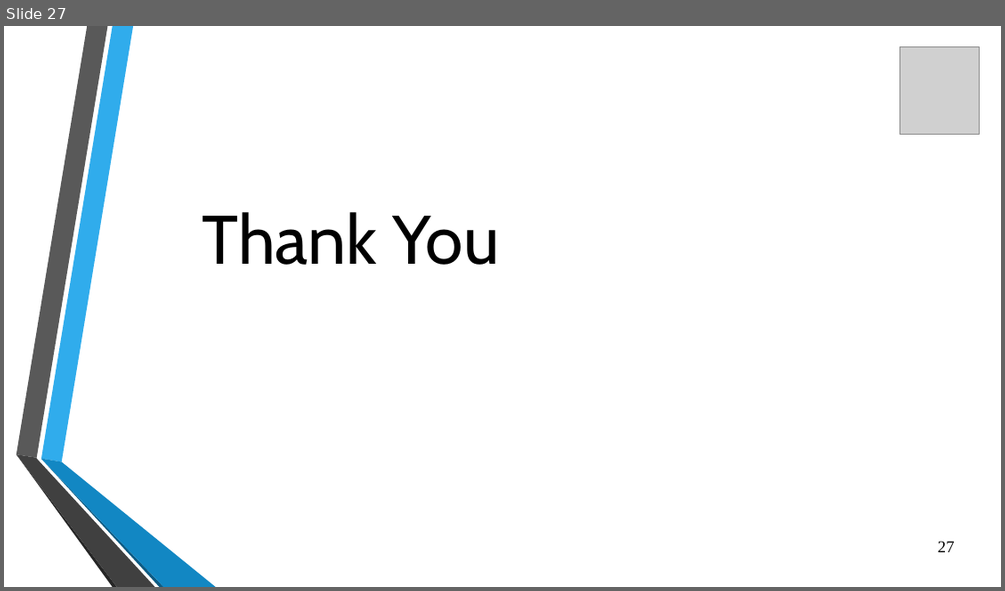
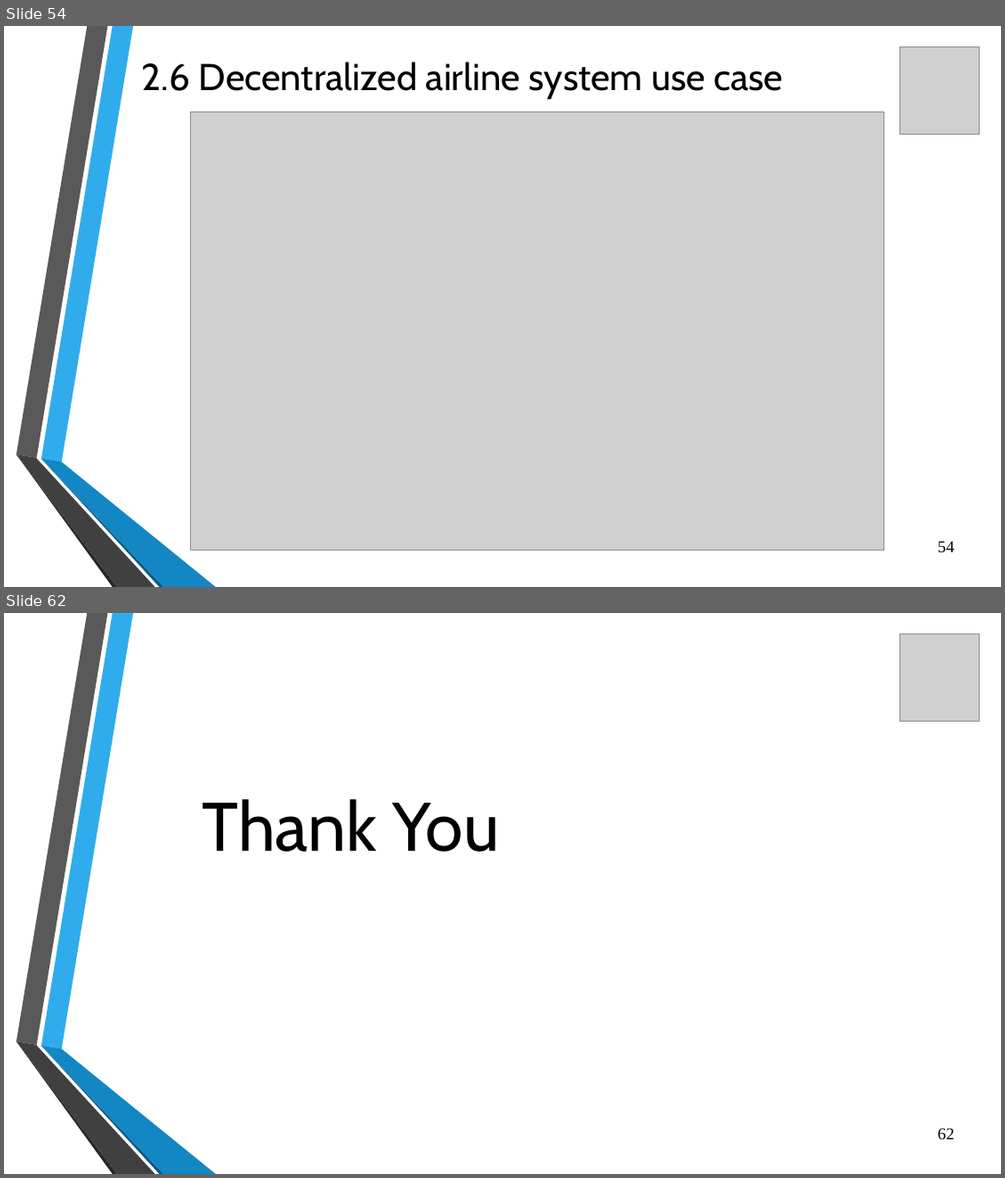
Before and after one commit to flick-23/SEM-7, a slide deck: BCM/Unit 2.pptx. Shown one above the other, each under a label of ours: slide 27 before the commit, slides 54 and 62 after it; the slides between them are not shown. The pictures are 1005x591 and 1005x1178 pixels, drawn with LibreOffice and Linux fonts; fonts in the diff are those of the drawing; grey boxes stand for pictures; background and template pictures are left out. Boxes give left, top, right and bottom in pixels: in the first picture for what was removed or moved away, otherwise in the second. Text is boxed around its words. In the diff, an @@ line names an element or a change of style, - is before the commit and + after.

```diff
--- a/BCM/Unit 2.pptx
+++ b/BCM/Unit 2.pptx
@@ slide 54 added at box(4, 26, 1001, 587), background picture (left out); not listed: 6 template elements that a slide beside it also shows @@
@@ picture added at box(900, 47, 979, 135) @@
@@ title added at box(142, 62, 783, 99), 36 pt, text #000000 @@
+2.6 Decentralized airline system use case
@@ picture added at box(190, 112, 884, 550) @@
@@ page number added at box(938, 540, 955, 552), 16 pt, text #000000 @@
+54
@@ what was slide 27 is now slide 62 @@
@@ page number at box(938, 1127, 955, 1139): text changed @@
-27
+62
```
Also in this commit, not shown: 35 other slides added, 3 other files.
